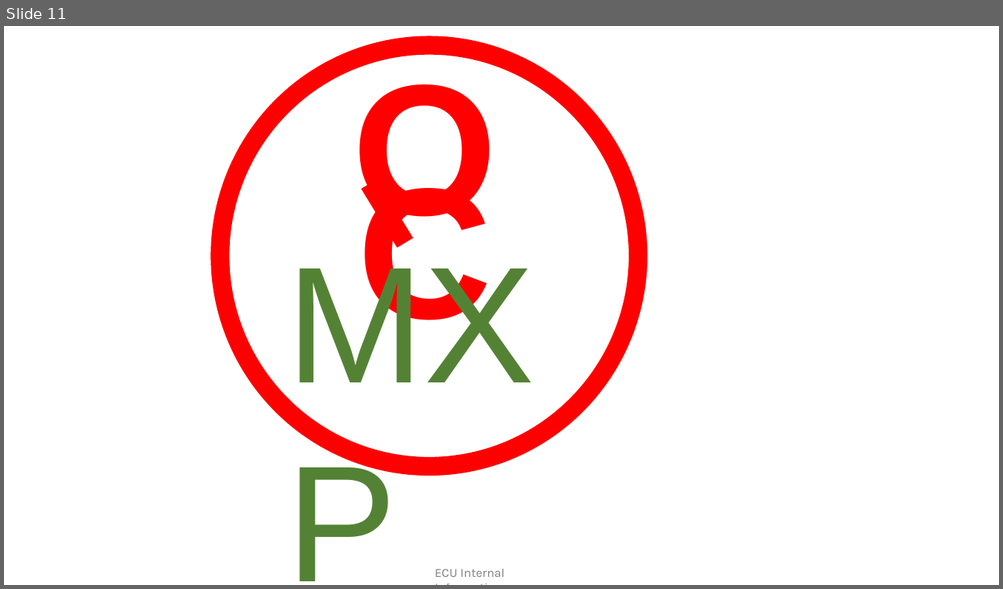
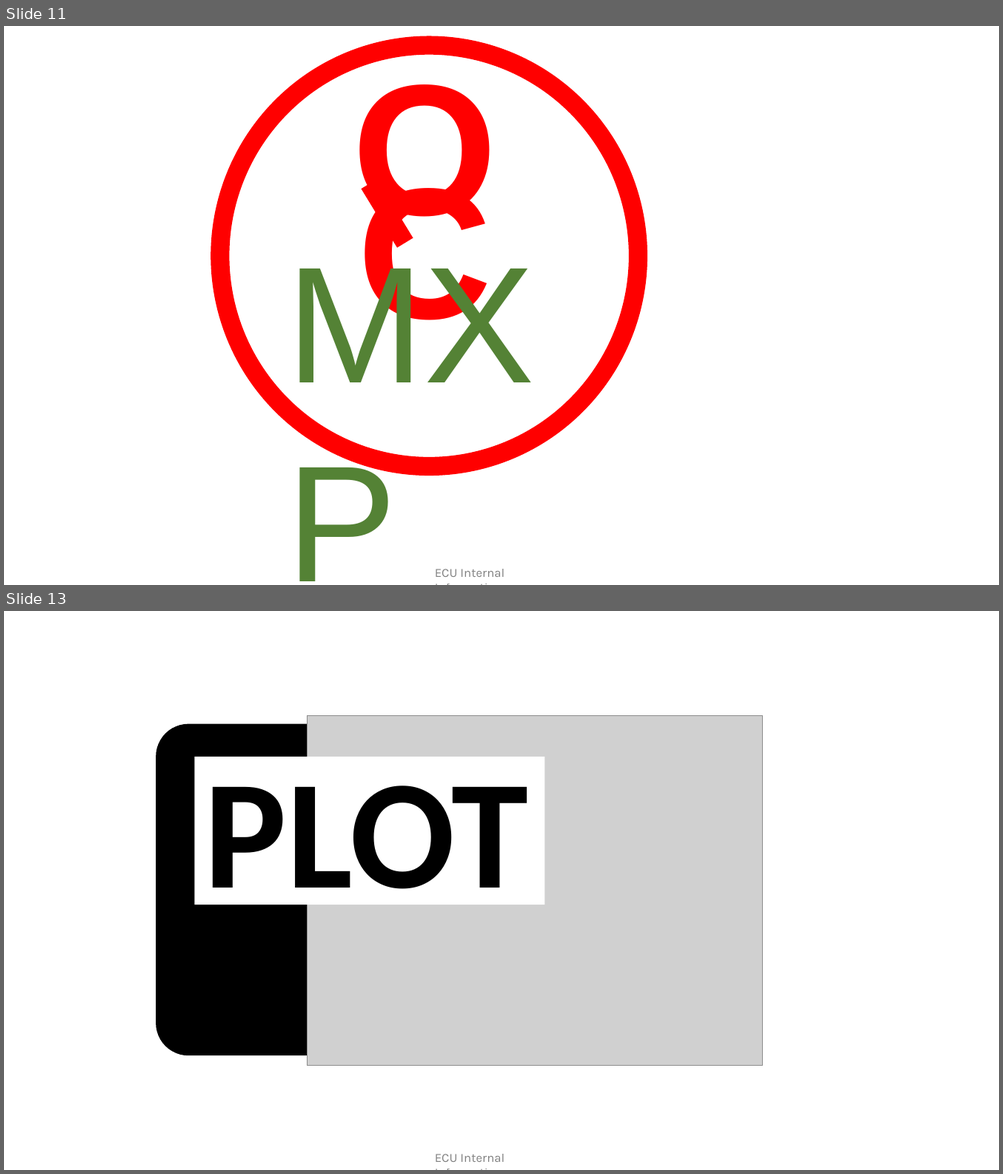
Before and after one commit to broadhurstdavid/QC-MXP, a slide deck: res/sandbox.pptx. Shown one above the other, each under a label of ours: slide 11 before the commit, slides 11 and 13 after it; the slides between them are not shown. The pictures are 1003x589 and 1003x1174 pixels, drawn with LibreOffice and Linux fonts; fonts in the diff are those of the drawing; grey boxes stand for pictures. Boxes give left, top, right and bottom in pixels: in the first picture for what was removed or moved away, otherwise in the second. Text is boxed around its words. In the diff, an @@ line names an element or a change of style, - is before the commit and + after.

```diff
--- a/res/sandbox.pptx
+++ b/res/sandbox.pptx
@@ slide 13 added at box(4, 611, 999, 1170), background #FFFFFF; not listed: 1 template element that a slide beside it also shows @@
@@ picture added at box(307, 715, 762, 1065) @@
@@ rounded rectangle added at box(156, 723, 545, 1056), fill #000000 @@
@@ rectangle added at box(194, 757, 544, 905), fill #FFFFFF @@
@@ text added at box(205, 786, 529, 924), 150 pt, text #000000, bold @@
+PLOT
```
Also in this commit, not shown: 1 other slide added, 7 other files.
